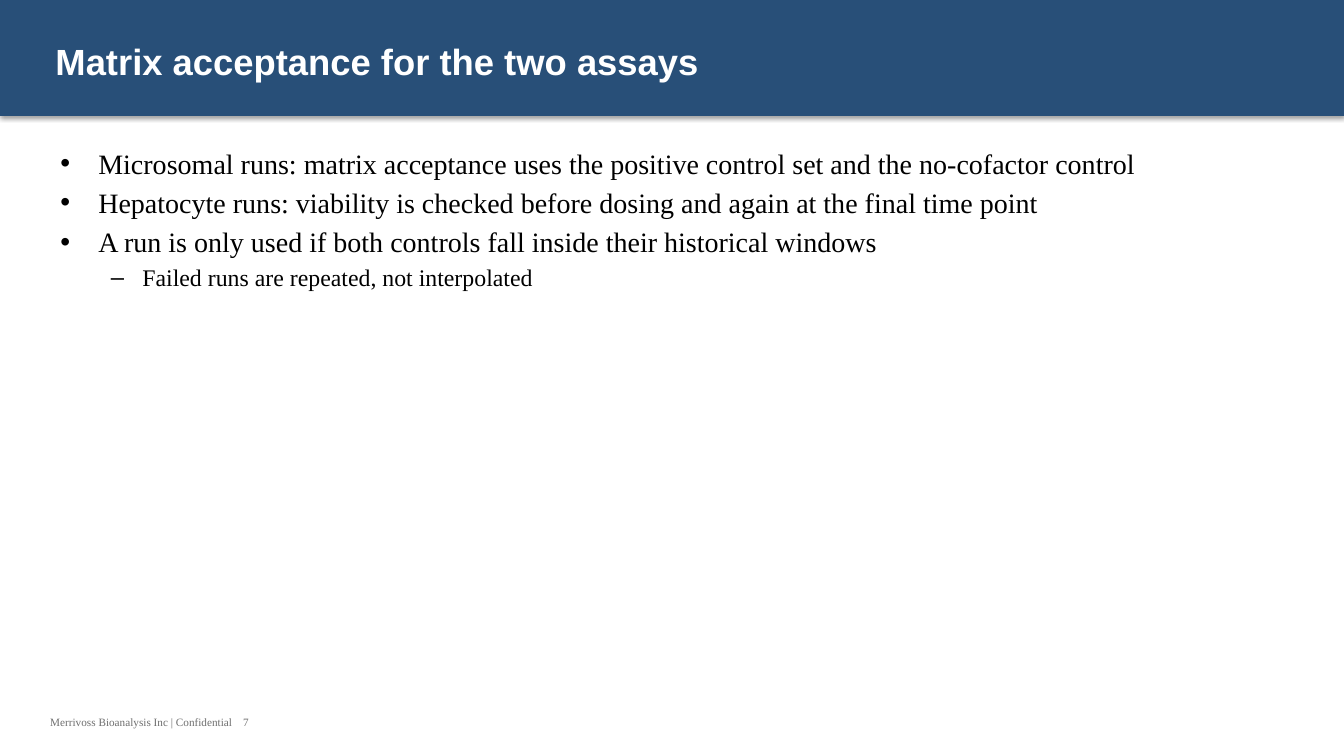
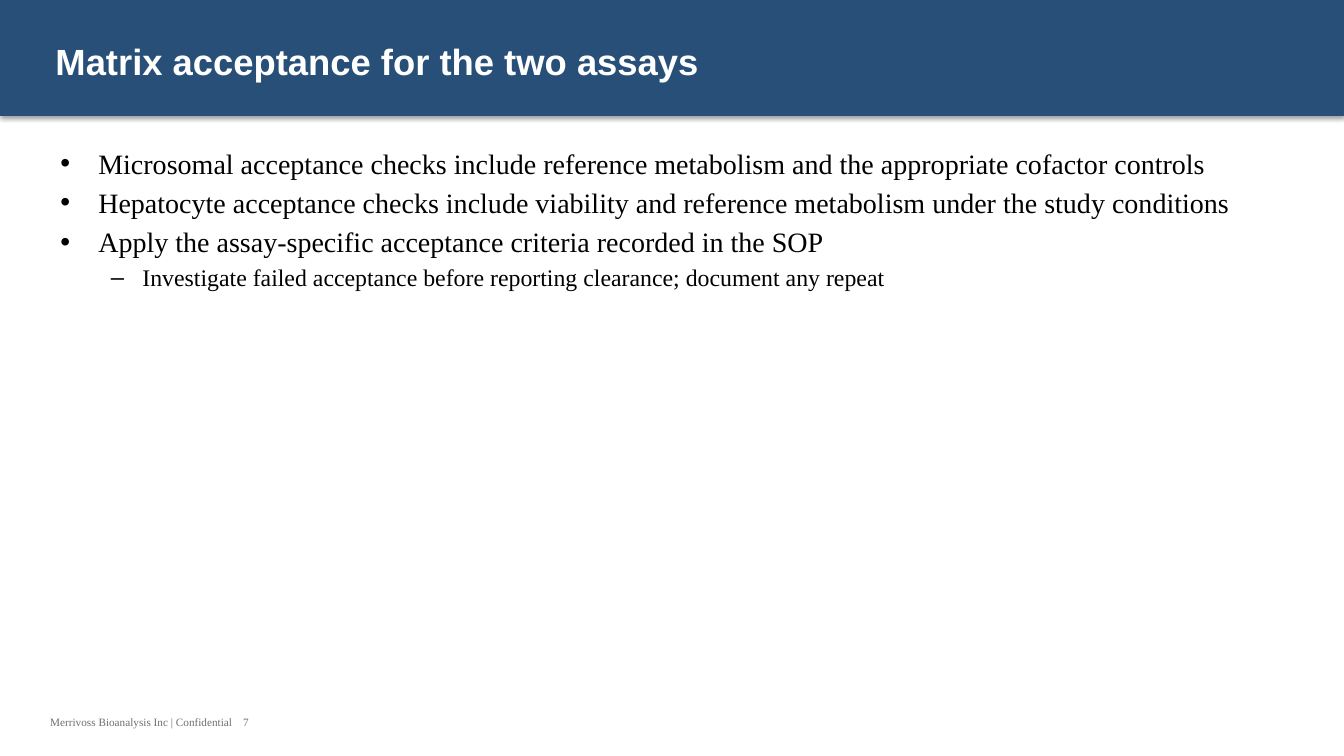
Before and after one commit to 60xAI/portco-mock-dataset, a slide deck: slide 7 of output/archive/Archive/Users/mrinalvesi_old_laptop/DMPK/Working/DMPK_Clearance_031714_v2.pptx. Drawn at 1344x756 pixels with LibreOffice and Linux fonts; fonts in the diff are those of the drawing. Boxes give left, top, right and bottom in pixels: in the first picture for what was removed or moved away, otherwise in the second. Text is boxed around its words. In the diff, an @@ line names an element or a change of style, - is before the commit and + after.

```diff
--- a/output/archive/Archive/Users/mrinalvesi_old_laptop/DMPK/Working/DMPK_Clearance_031714_v2.pptx
+++ b/output/archive/Archive/Users/mrinalvesi_old_laptop/DMPK/Working/DMPK_Clearance_031714_v2.pptx
@@ text at bbox=[98, 154, 1229, 291]: text changed @@
-• Microsomal runs: matrix acceptance uses the positive control set and the no-cofactor control
-• Hepatocyte runs: viability is checked before dosing and again at the final time point
-• A run is only used if both controls fall inside their historical windows
-  – Failed runs are repeated, not interpolated
+• Microsomal acceptance checks include reference metabolism and the appropriate cofactor controls
+• Hepatocyte acceptance checks include viability and reference metabolism under the study conditions
+• Apply the assay-specific acceptance criteria recorded in the SOP
+  – Investigate failed acceptance before reporting clearance; document any repeat
```
Also in this commit, not shown: 5 other slides changed, 1 other file.
